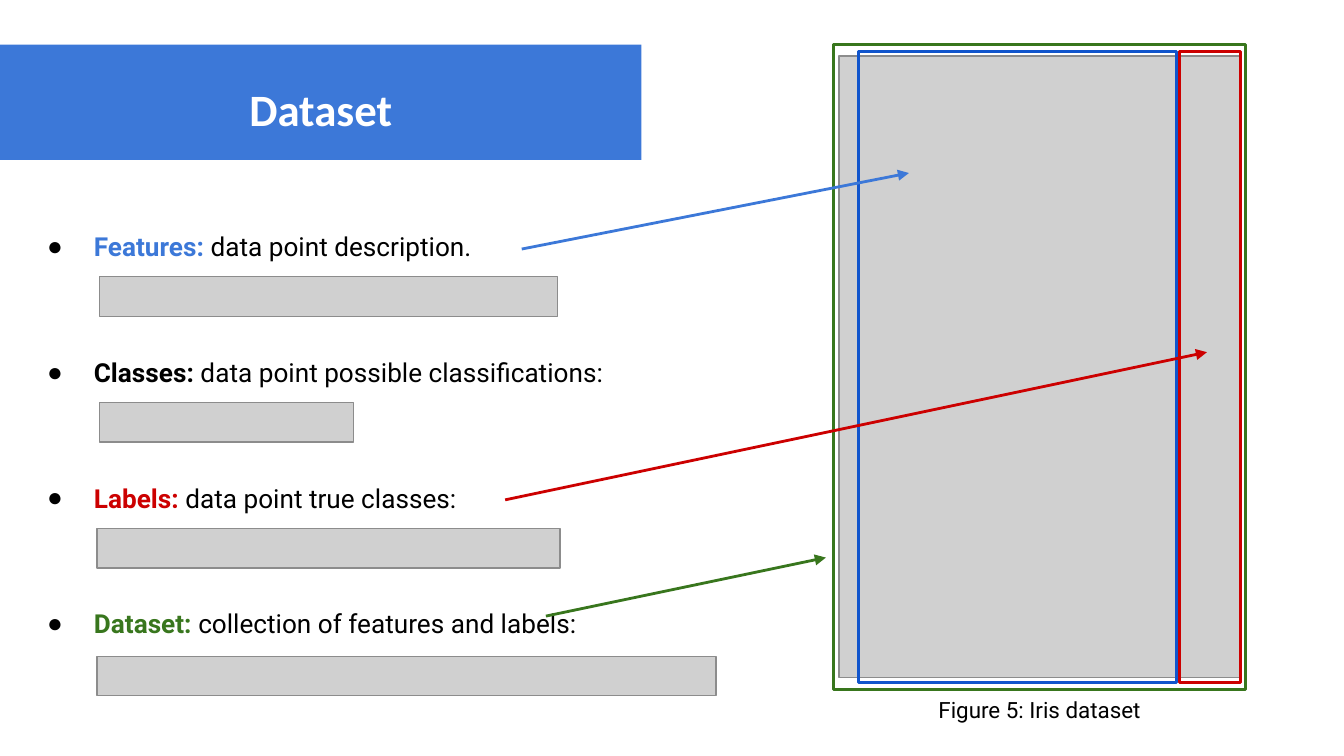
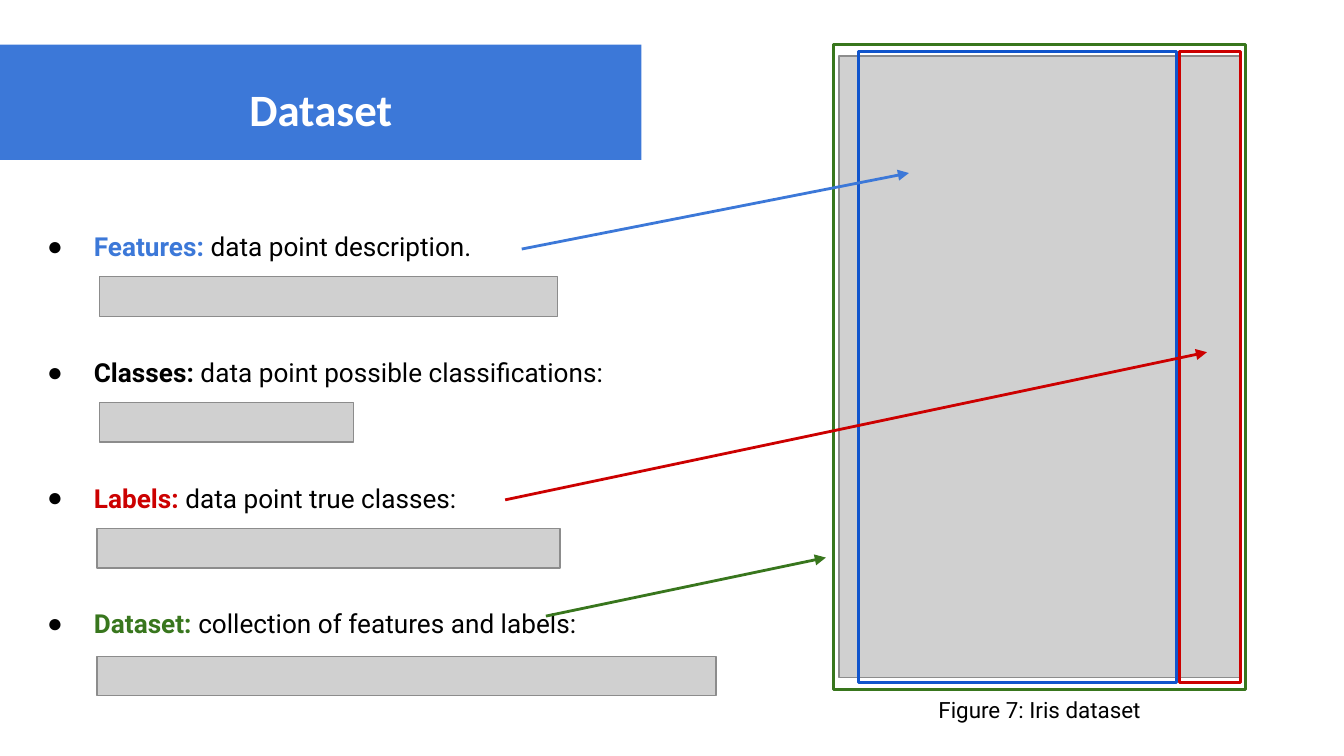
Before and after one commit to GilbertoCunha/IEEE-ML-Workshop, a slide deck: slide 11 of ML-intro.pptx (slide 12 before the commit). Drawn at 1344x756 pixels with LibreOffice and Linux fonts; fonts in the diff are those of the drawing; grey boxes stand for pictures. Boxes give left, top, right and bottom in pixels: in the first picture for what was removed or moved away, otherwise in the second. Text is boxed around its words. In the diff, an @@ line names an element or a change of style, - is before the commit and + after.

```diff
--- a/ML-intro.pptx
+++ b/ML-intro.pptx
@@ text at bbox=[938, 701, 1141, 723]: text changed @@
-Figure 5: Iris dataset
+Figure 7: Iris dataset
```
Also in this commit, not shown: 7 other slides changed, 10 slides added, 2 slides removed, 1 other file.
